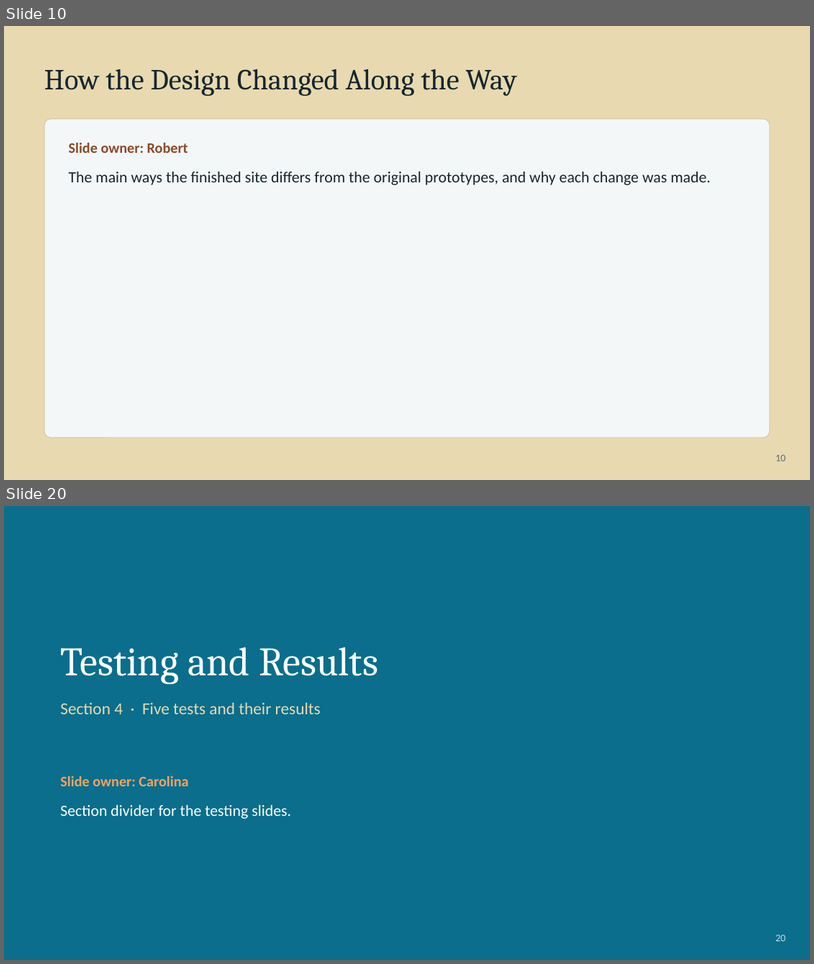
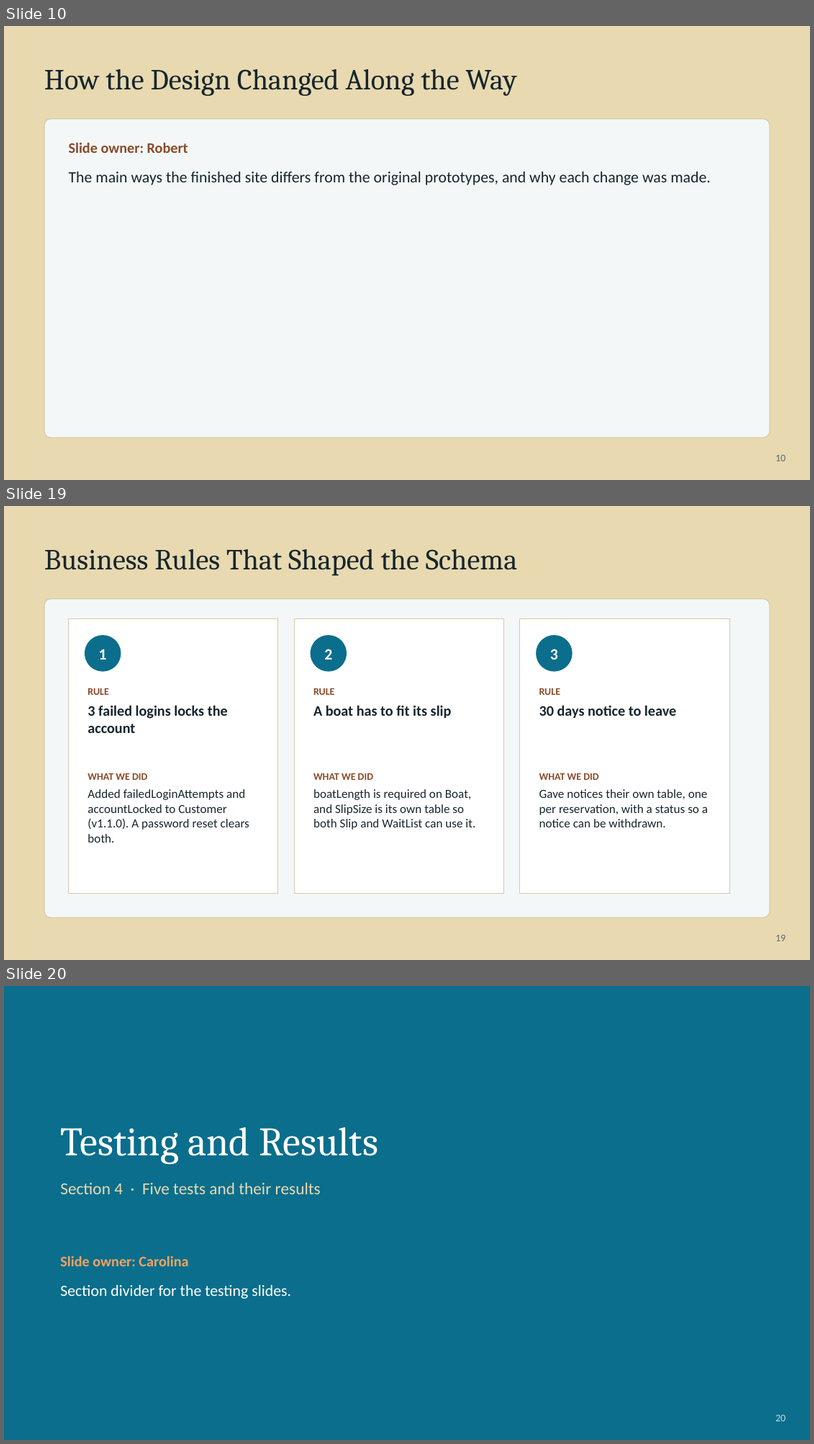
Before and after one commit to BobbyJoeCool/csd460-blueteam, a slide deck: Class_Information/Module-10/Presentation/QA-Presentation-Fernandez.pptx. Shown one above the other, each under a label of ours: slides 10 and 20 before the commit, slides 10, 19 and 20 after it; the slides between them are not shown. The pictures are 814x964 and 814x1444 pixels, drawn with LibreOffice and Linux fonts; fonts in the diff are those of the drawing. Boxes give left, top, right and bottom in pixels: in the first picture for what was removed or moved away, otherwise in the second. Text is boxed around its words. In the diff, an @@ line names an element or a change of style, - is before the commit and + after.

```diff
--- a/Class_Information/Module-10/Presentation/QA-Presentation-Fernandez.pptx
+++ b/Class_Information/Module-10/Presentation/QA-Presentation-Fernandez.pptx
@@ slide 19 added at bbox=[4, 506, 810, 960], background #E8D9B0 @@
@@ text added at bbox=[44, 549, 517, 576], 26 pt, text #16262E @@
+Business Rules That Shaped the Schema
@@ rounded rectangle added at bbox=[44, 599, 770, 917], fill #F4F7F8, outline #D5CBA8 0.75 pt @@
@@ rectangle added at bbox=[69, 619, 278, 893], fill #FFFFFF, outline #D5CBA8 0.5 pt @@
@@ ellipse added at bbox=[85, 635, 121, 672], fill #0A6E8C, 14 pt, text #FFFFFF, bold @@
+1
@@ rectangle added at bbox=[294, 619, 504, 893], fill #FFFFFF, outline #D5CBA8 0.5 pt @@
@@ ellipse added at bbox=[311, 635, 347, 672], fill #0A6E8C, 14 pt, text #FFFFFF, bold @@
+2
@@ rectangle added at bbox=[520, 619, 730, 893], fill #FFFFFF, outline #D5CBA8 0.5 pt @@
@@ ellipse added at bbox=[536, 635, 573, 672], fill #0A6E8C, 14 pt, text #FFFFFF, bold @@
+3
@@ text added at bbox=[88, 688, 108, 695], 9 pt, text #8A4B2A, bold @@
+RULE
@@ text added at bbox=[314, 688, 334, 695], 9 pt, text #8A4B2A, bold @@
+RULE
@@ text added at bbox=[540, 688, 561, 695], 9 pt, text #8A4B2A, bold @@
+RULE
@@ text added at bbox=[88, 705, 228, 733], 13 pt, text #16262E, bold @@
+3 failed logins locks the account
@@ text added at bbox=[314, 705, 452, 718], 13 pt, text #16262E, bold @@
+A boat has to fit its slip
@@ text added at bbox=[540, 705, 676, 718], 13 pt, text #16262E, bold @@
+30 days notice to leave
@@ text added at bbox=[88, 773, 147, 780], 9 pt, text #8A4B2A, bold @@
+WHAT WE DID
@@ text added at bbox=[314, 773, 373, 780], 9 pt, text #8A4B2A, bold @@
+WHAT WE DID
@@ text added at bbox=[540, 773, 599, 780], 9 pt, text #8A4B2A, bold @@
+WHAT WE DID
@@ text added at bbox=[88, 789, 250, 842], 11 pt, text #16262E @@
+Added failedLoginAttempts and accountLocked to Customer (v1.1.0). A password reset clears both.
@@ text added at bbox=[314, 789, 476, 829], 11 pt, text #16262E @@
+boatLength is required on Boat, and SlipSize is its own table so both Slip and WaitList can use it.
@@ text added at bbox=[540, 789, 708, 827], 11 pt, text #16262E @@
+Gave notices their own table, one per reservation, with a status so a notice can be withdrawn.
@@ text added at bbox=[776, 934, 786, 941], 9 pt, text #5B6B73 @@
+19
```
Also in this commit, not shown: 2 slides changed, 8 other slides added, 9 slides removed.
